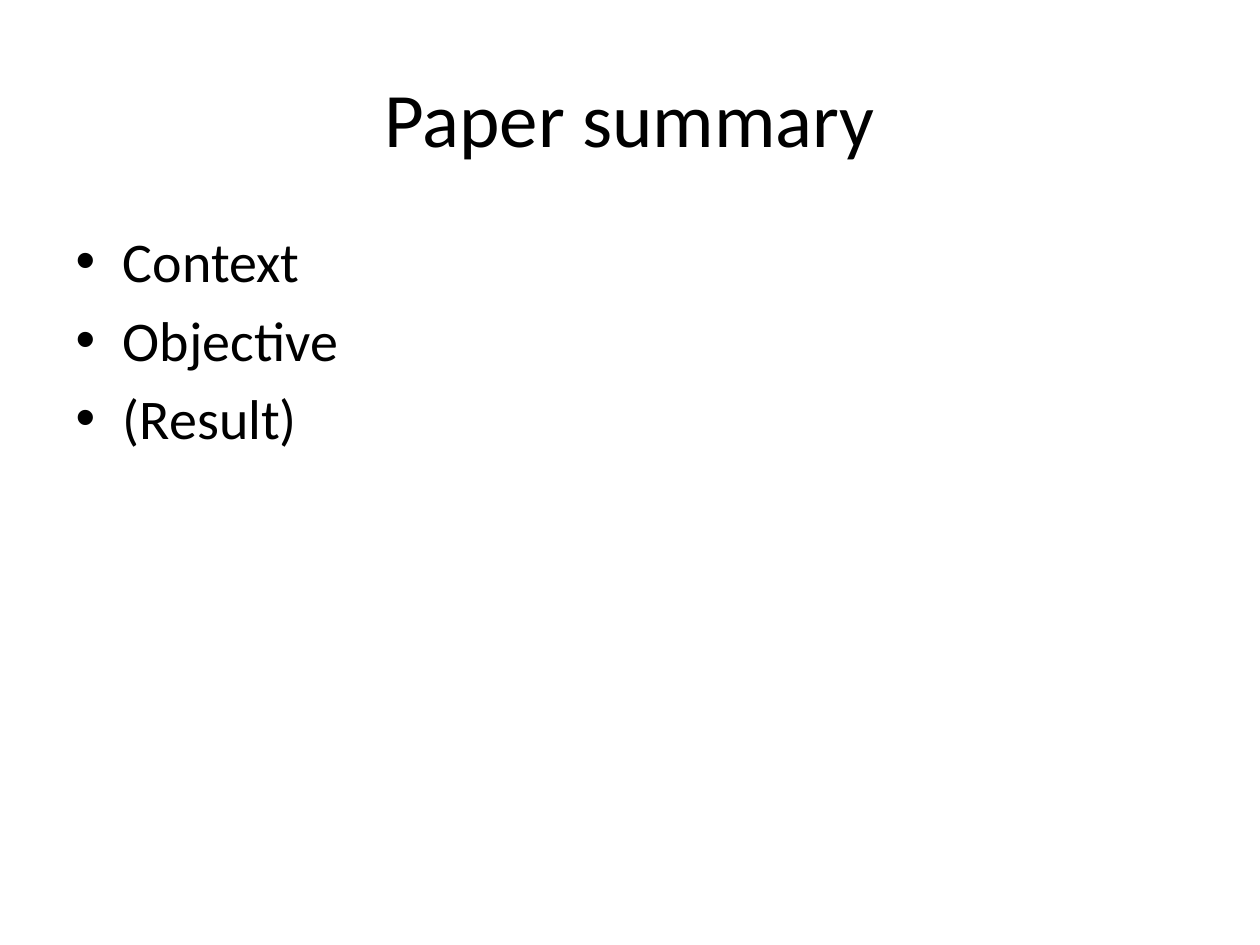
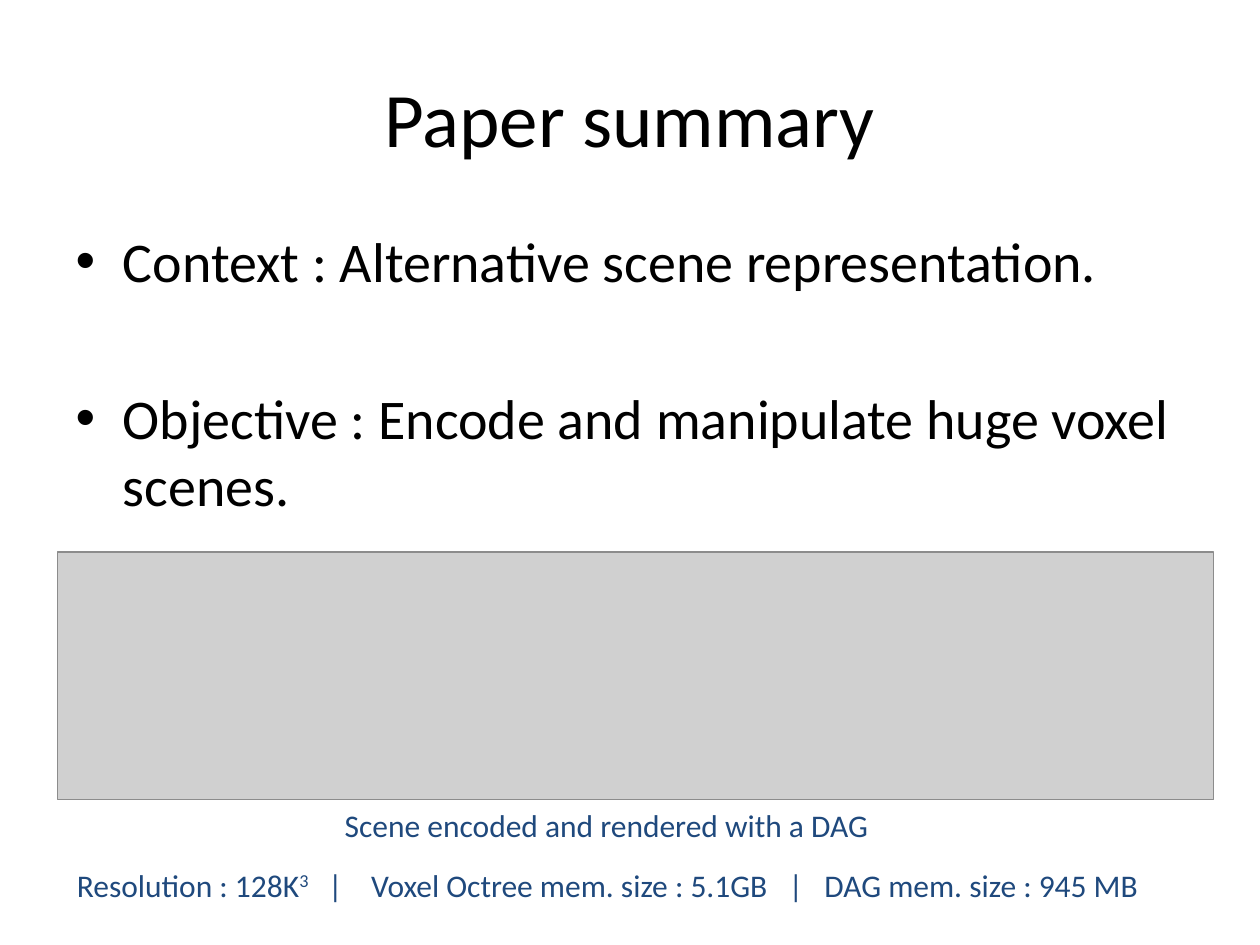
Before and after one commit to EtienneFerrier/VoxelProject, a slide deck: slide 3 of Presentation.pptx. Drawn at 1260x945 pixels with LibreOffice and Linux fonts; fonts in the diff are those of the drawing; grey boxes stand for pictures. Boxes give left, top, right and bottom in pixels: in the first picture for what was removed or moved away, otherwise in the second. Text is boxed around its words. In the diff, an @@ line names an element or a change of style, - is before the commit and + after.

Commit message:
Mesures of memory size

```diff
--- a/Presentation.pptx
+++ b/Presentation.pptx
@@ text at bbox=[123, 243, 1169, 507]: text changed @@
-• Context
-• Objective
-• (Result)
+• Context : Alternative scene representation.
+• Objective : Encode and manipulate huge voxel scenes.
@@ picture added at bbox=[58, 552, 1213, 800] @@
@@ text added at bbox=[345, 815, 868, 838], 18 pt, text #1F497D @@
+Scene encoded and rendered with a DAG
@@ text added at bbox=[77, 875, 1138, 898], 18 pt, text #1F497D @@
+Resolution : 128K3 | Voxel Octree mem. size : 5.1GB | DAG mem. size : 945 MB
```
Also in this commit, not shown: 1 other slide changed, 7 slides added, 6 slides removed, 3 other files.
